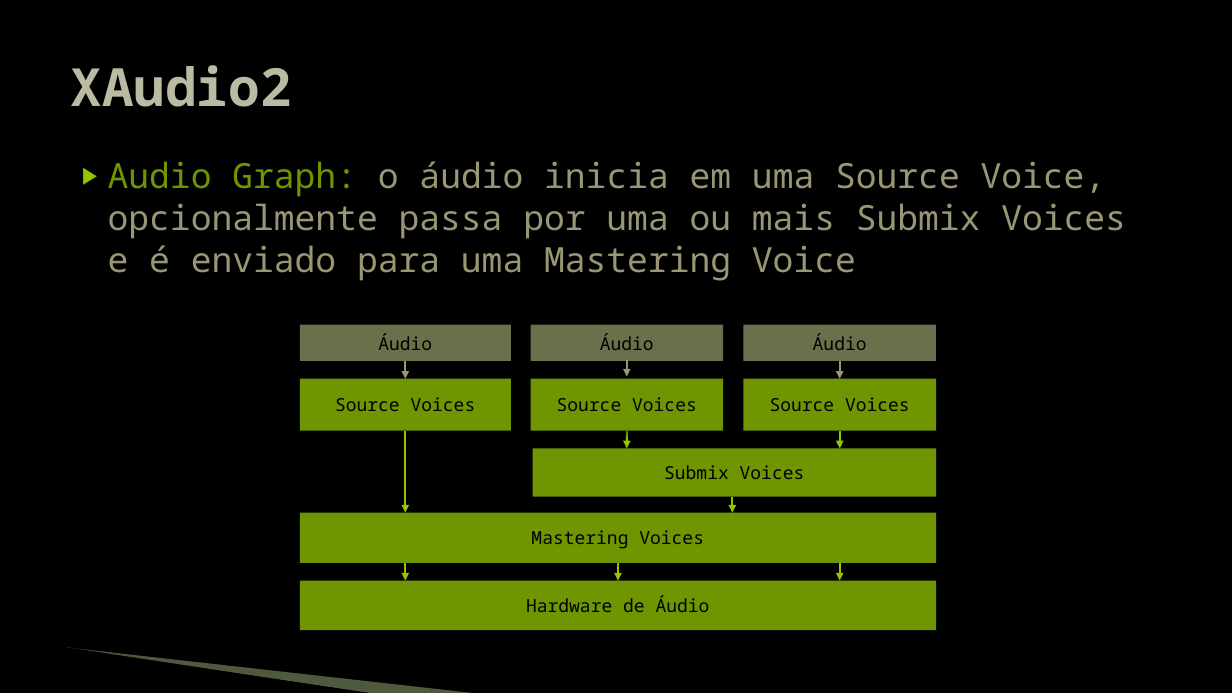
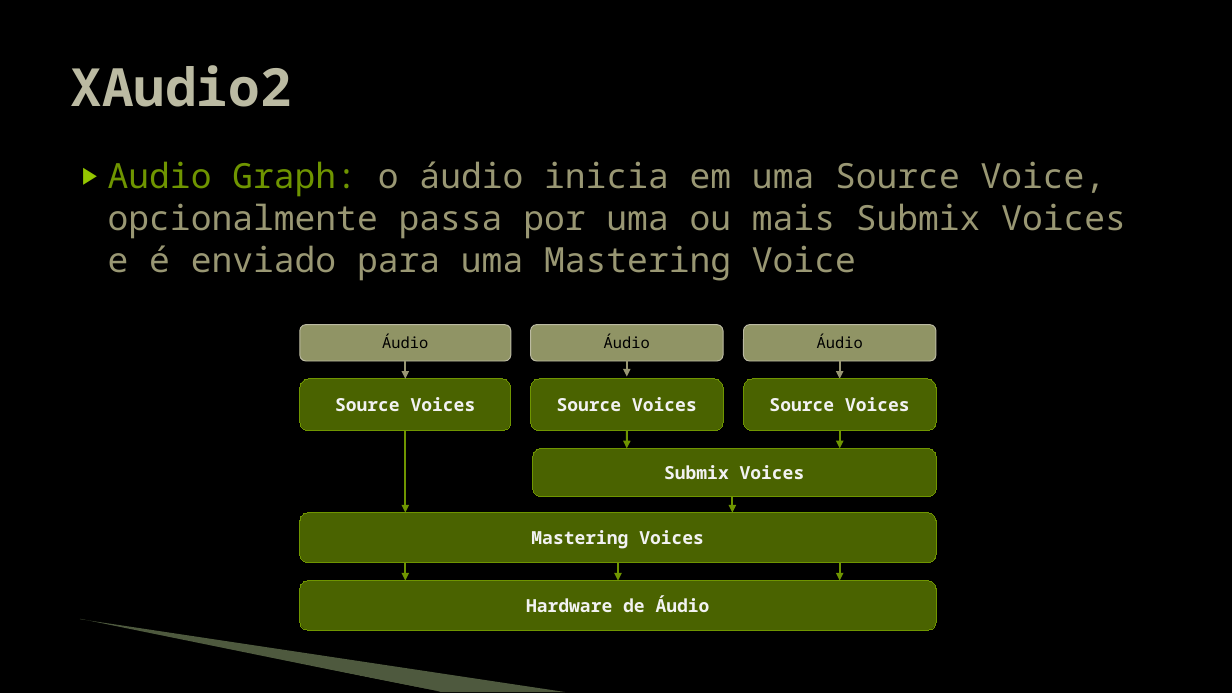
Before and after one commit to JudsonSS/Jogos, a slide deck: slide 14 of Slides/15. Reprodução de Áudio.pptx. Drawn at 1232x693 pixels with LibreOffice and Linux fonts; fonts in the diff are those of the drawing; background and template pictures are left out. Boxes give left, top, right and bottom in pixels: in the first picture for what was removed or moved away, otherwise in the second. Text is boxed around its words. In the diff, an @@ line names an element or a change of style, - is before the commit and + after.

```diff
--- a/Slides/15. Reprodução de Áudio.pptx
+++ b/Slides/15. Reprodução de Áudio.pptx
@@ size 14 to 12 pt; rectangle to rounded rectangle; fill #6C6F4C to #909465; outline none to #BBBAA2 0.75 pt; shadow changed in 3 elements at [299, 324, 510, 360], [744, 324, 936, 360], [531, 324, 723, 360] @@
@@ arrow (406, 431) - (406, 513): stroke #94C600 1.5 pt to #6F9400 1.5 pt @@
@@ arrow (627, 431) - (627, 448): stroke #94C600 1.5 pt to #6F9400 1.5 pt @@
@@ arrow (840, 431) - (840, 448): stroke #94C600 1.5 pt to #6F9400 1.5 pt @@
@@ arrow (733, 496) - (733, 513): stroke #94C600 1.5 pt to #6F9400 1.5 pt @@
@@ arrow (406, 563) - (406, 580): stroke #94C600 1.5 pt to #6F9400 1.5 pt @@
@@ arrow (618, 563) - (618, 580): stroke #94C600 1.5 pt to #6F9400 1.5 pt @@
@@ arrow (840, 563) - (840, 580): stroke #94C600 1.5 pt to #6F9400 1.5 pt @@
@@ text colour #000000 to #F2F2F2, bold on; rectangle to rounded rectangle; fill #6F9400 to #4A6300; outline none to #6F9400 0.75 pt; shadow off in 6 elements at [299, 379, 510, 431], [299, 513, 936, 563], [532, 448, 936, 496], [744, 379, 937, 431], [531, 379, 724, 431], [299, 580, 936, 630] @@
@@ freeform shape: place and size @@
-freeform shape at [66, 649, 374, 693]
+freeform shape at [78, 621, 440, 692]
@@ freeform shape: place and size @@
-freeform shape at [67, 648, 481, 693]
+freeform shape at [80, 619, 566, 692]
```
Also in this commit, not shown: 19 other slides changed.
